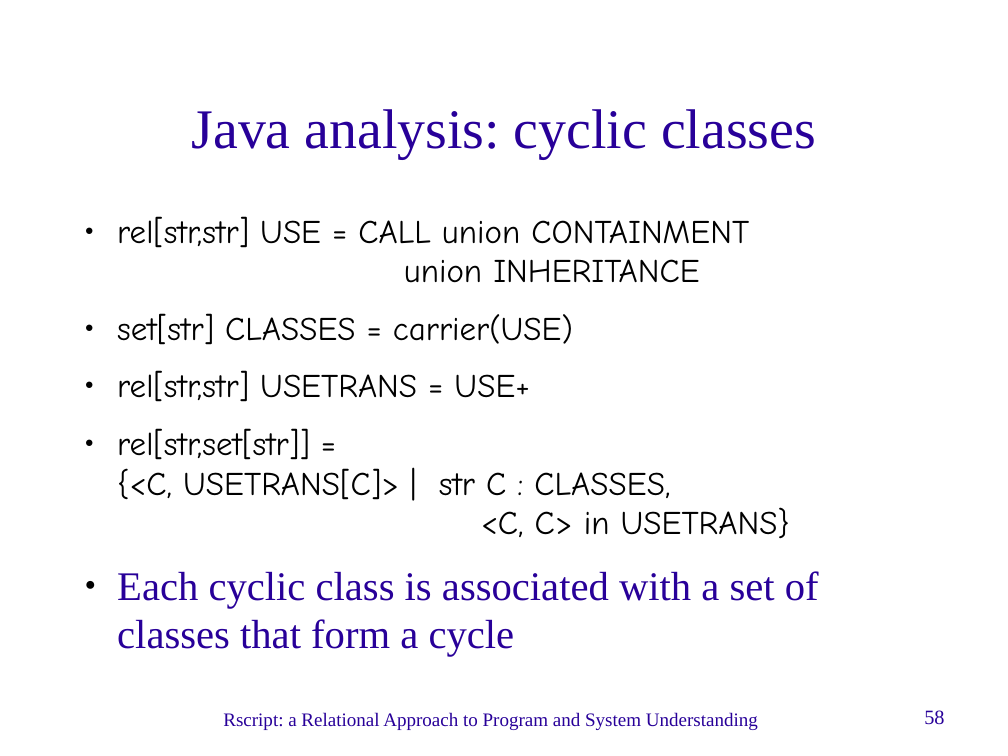
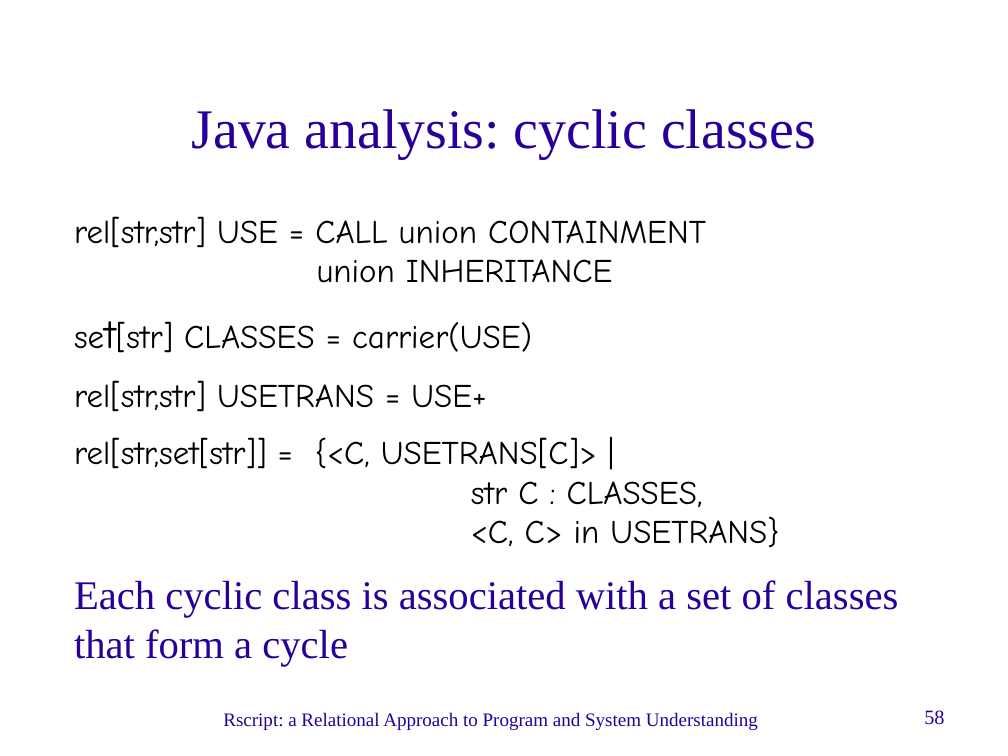
Before and after one commit to cwi-swat/meta-environment, a slide deck: slide 58 of meta-doc/analysis/rscript-slides/rscript-slides.odp. Drawn at 1008x756 pixels with LibreOffice and Linux fonts; fonts in the diff are those of the drawing; background and template pictures are left out. Boxes give left, top, right and bottom in pixels: in the first picture for what was removed or moved away, otherwise in the second. Text is boxed around its words. In the diff, an @@ line names an element or a change of style, - is before the commit and + after.

```diff
--- a/meta-doc/analysis/rscript-slides/rscript-slides.odp
+++ b/meta-doc/analysis/rscript-slides/rscript-slides.odp
@@ text "rel[str,str] USE = CALL union ..." at (74,216,899,666): size 26 to 32 pt in "set[str]"; bullet ● to none @@
```
Also in this commit, not shown: 11 other slides changed, 1 slide removed, 1 other file.
